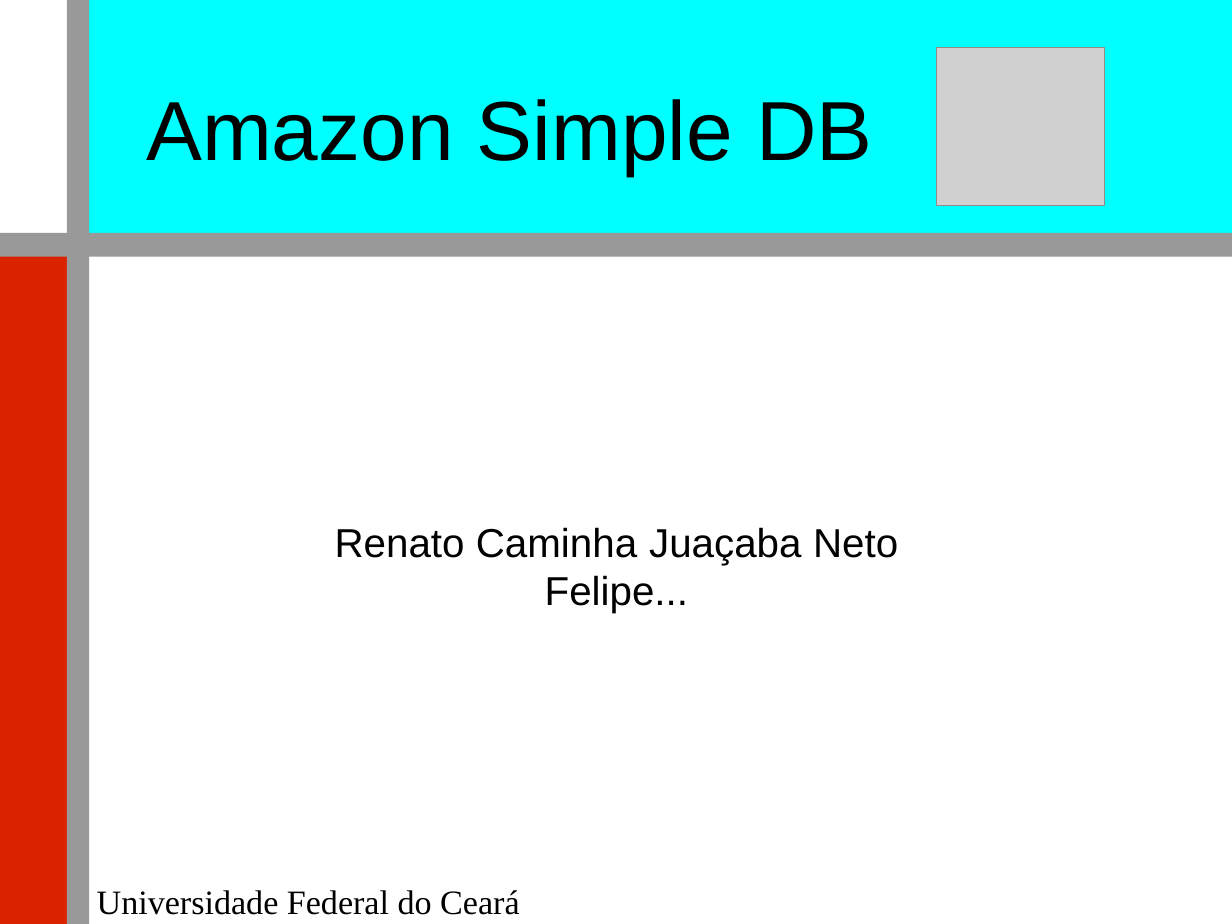
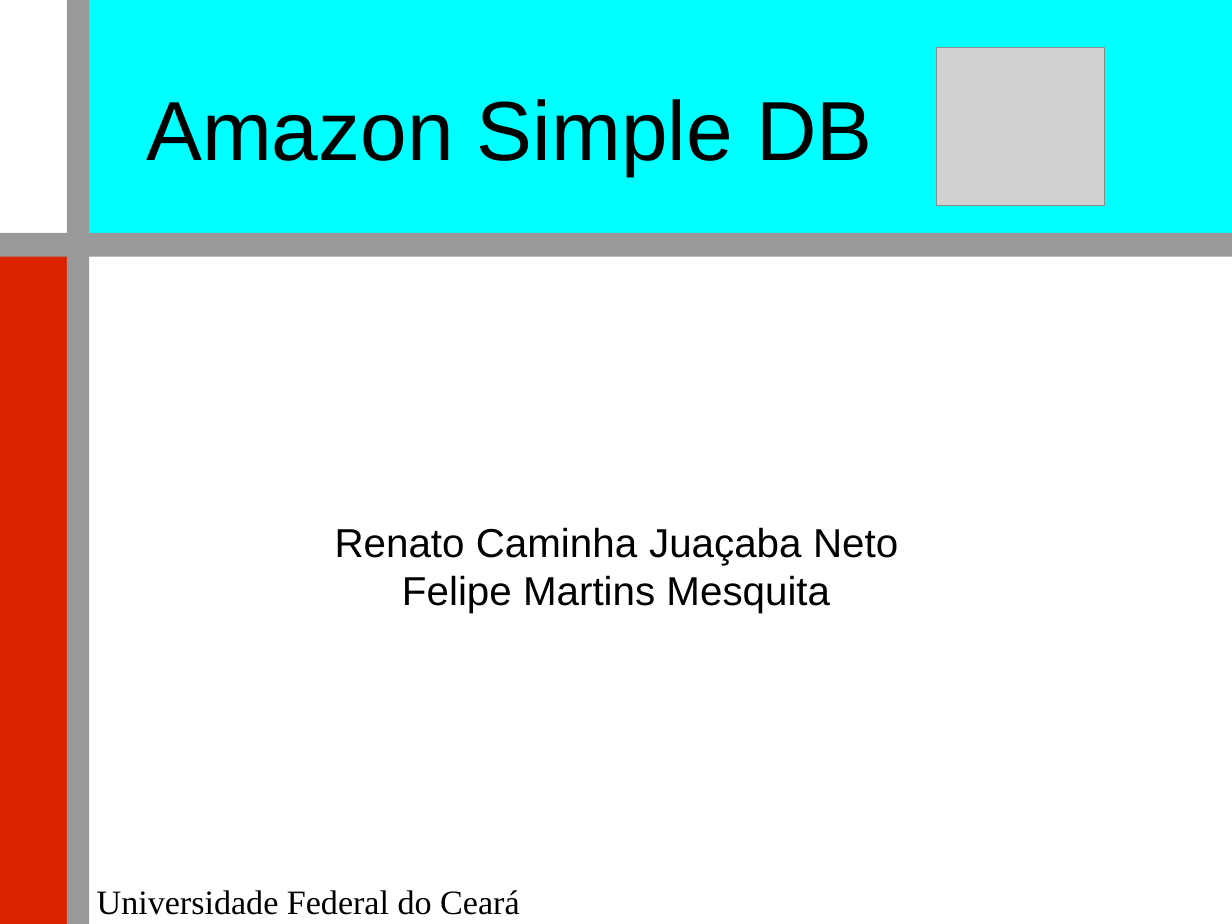
Before and after one commit to renatocjn/NoSQL_TF, a slide deck: slide 1 of Apresentação.odp. Drawn at 1232x924 pixels with LibreOffice and Linux fonts; fonts in the diff are those of the drawing; grey boxes stand for pictures; background and template pictures are left out. Boxes give left, top, right and bottom in pixels: in the first picture for what was removed or moved away, otherwise in the second. Text is boxed around its words. In the diff, an @@ line names an element or a change of style, - is before the commit and + after.

Commit message:
Adicionado meu nome(Felipe martins) ao slide.

```diff
--- a/Apresentação.odp
+++ b/Apresentação.odp
@@ subtitle at [402, 575, 830, 613]: text changed @@
-Felipe...
+Felipe Martins Mesquita
```
Also in this commit, not shown: 1 other slide changed.
